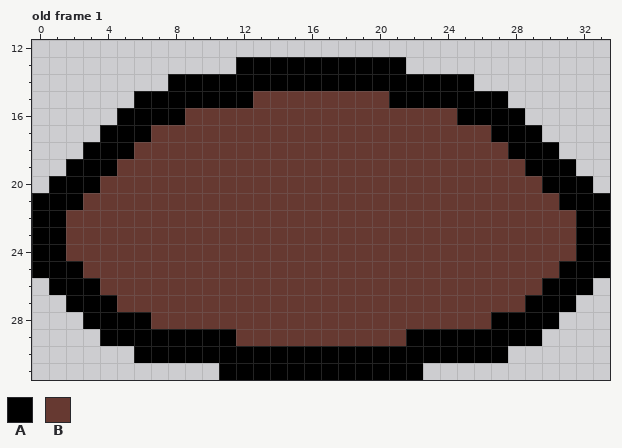
Pixel-art file: assets/carrot_growing.aseprite. This is how it looked before the edit.
34x32 pixels, 9 frames. Shown: old frame 1: x 0..33, y 12..31.
Palette (. is transparent): A #000000  B #663931
Pixels before, old frame 1, first column x 0:
13 ............AAAAAAAAAA............
14 ........AAAAAAAAAAAAAAAAAA........
15 ......AAAAAAABBBBBBBBAAAAAAA......
16 .....AAAABBBBBBBBBBBBBBBBAAAA.....
17 ....AAABBBBBBBBBBBBBBBBBBBBAAA....
18 ...AAABBBBBBBBBBBBBBBBBBBBBBAAA...
19 ..AAABBBBBBBBBBBBBBBBBBBBBBBBAAA..
20 .AAABBBBBBBBBBBBBBBBBBBBBBBBBBAAA.
21 AAABBBBBBBBBBBBBBBBBBBBBBBBBBBBAAA
22 AABBBBBBBBBBBBBBBBBBBBBBBBBBBBBBAA
23 AABBBBBBBBBBBBBBBBBBBBBBBBBBBBBBAA
24 AABBBBBBBBBBBBBBBBBBBBBBBBBBBBBBAA
25 AAABBBBBBBBBBBBBBBBBBBBBBBBBBBBAAA
26 .AAABBBBBBBBBBBBBBBBBBBBBBBBBBAAA.
27 ..AAABBBBBBBBBBBBBBBBBBBBBBBBAAA..
28 ...AAAABBBBBBBBBBBBBBBBBBBBAAAA...
29 ....AAAAAAAABBBBBBBBBBAAAAAAAA....
30 ......AAAAAAAAAAAAAAAAAAAAAA......
31 ...........AAAAAAAAAAAA...........
New version:
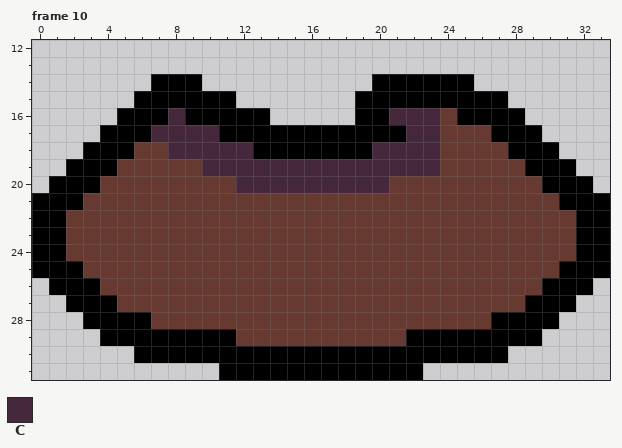
Colours new in this view: C #45283c
A new or re-ordered frame is compared with the old frame closest to it.
From old to new:
frames 9 -> 10
Changed rows in their new state; - is an unchanged pixel.
Frame 10 is new; against old frame 1:
first column x 7:
13 -----..........--
14 A--..........----
15 -----.......AA---
16 -CAAAAA.....AACCC
17 CCCCAAAAAAAAAAACC
18 -CCCCCAAAAAAACCCC
19 ---CCCCCCCCCCCCCC
20 -----CCCCCCCCC---
Where, in picture pixels (left, top, right, bottom), the same in both pictures:
changed: (151, 57, 440, 193)
